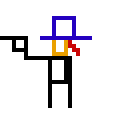
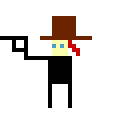
Layers edited between the first and the second (128, 128) image:
painted on "Background copy#1" over left=40, top=16, right=92, bottom=80
